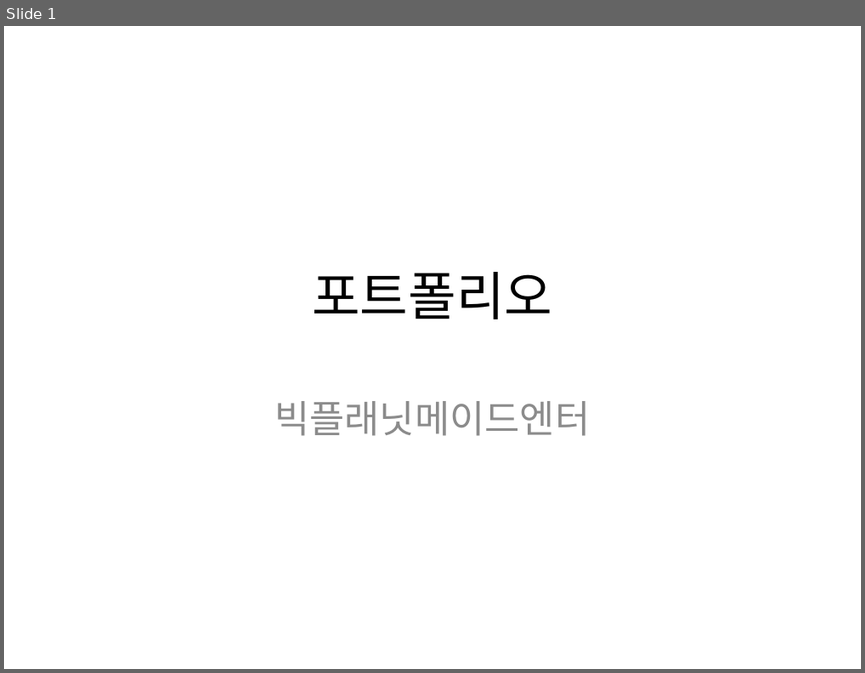
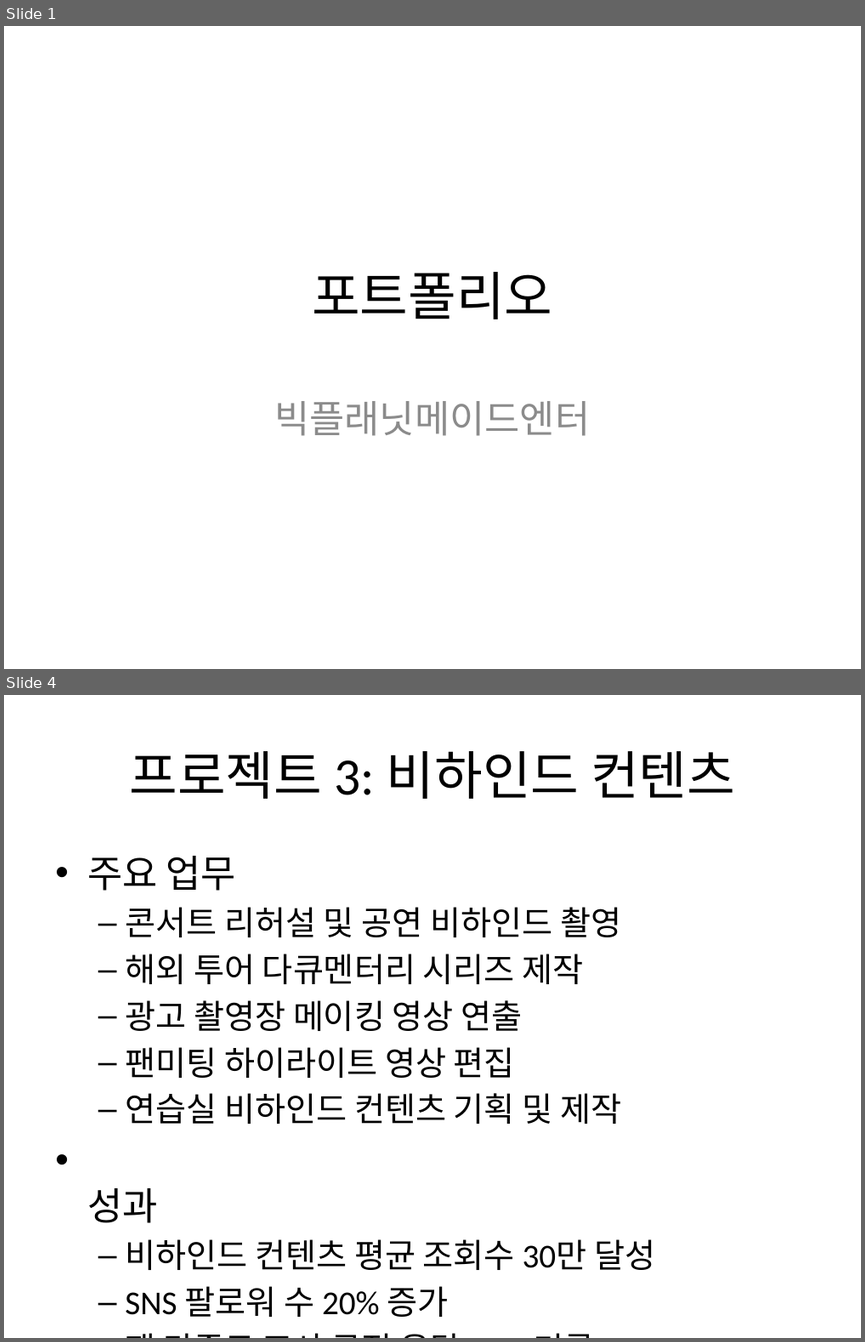
Before and after one commit to earningss793/GROWTHFOLIO2, a slide deck: output/portfolio.pptx. Shown one above the other, each under a label of ours: slide 1 before the commit, slides 1 and 4 after it; the slides between them are not shown. The pictures are 865x673 and 865x1342 pixels, drawn with LibreOffice and Linux fonts; fonts in the diff are those of the drawing. Boxes give left, top, right and bottom in pixels: in the first picture for what was removed or moved away, otherwise in the second. Text is boxed around its words. In the diff, an @@ line names an element or a change of style, - is before the commit and + after.

```diff
--- a/output/portfolio.pptx
+++ b/output/portfolio.pptx
@@ slide 4 added at (4,695,861,1338), background #FFFFFF @@
@@ title added at (129,751,735,799), 44 pt, text #000000 @@
+프로젝트 3: 비하인드 컨텐츠
@@ text added at (87,856,655,1316), 28 pt, text #000000 @@
+• 주요 업무
+  – 콘서트 리허설 및 공연 비하인드 촬영
+  – 해외 투어 다큐멘터리 시리즈 제작
+  – 광고 촬영장 메이킹 영상 연출
+  – 팬미팅 하이라이트 영상 편집
+  – 연습실 비하인드 컨텐츠 기획 및 제작
+• 성과
+  – 비하인드 컨텐츠 평균 조회수 30만 달성
+  – SNS 팔로워 수 20% 증가
+  – 팬 만족도 조사 긍정 응답 85% 기록
```
Also in this commit, not shown: 1 slide changed, 1 other slide added, 3 other files.
